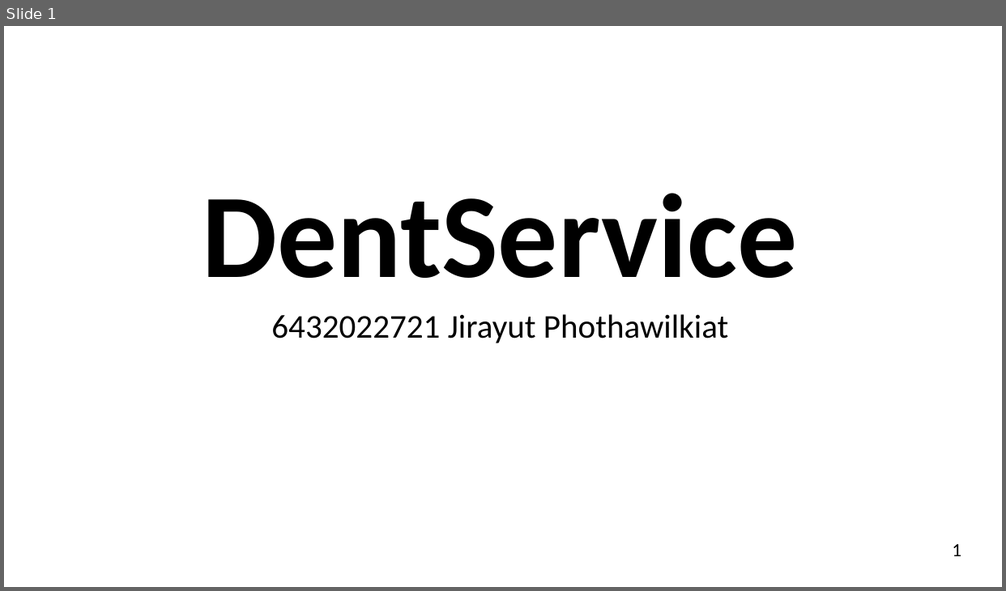
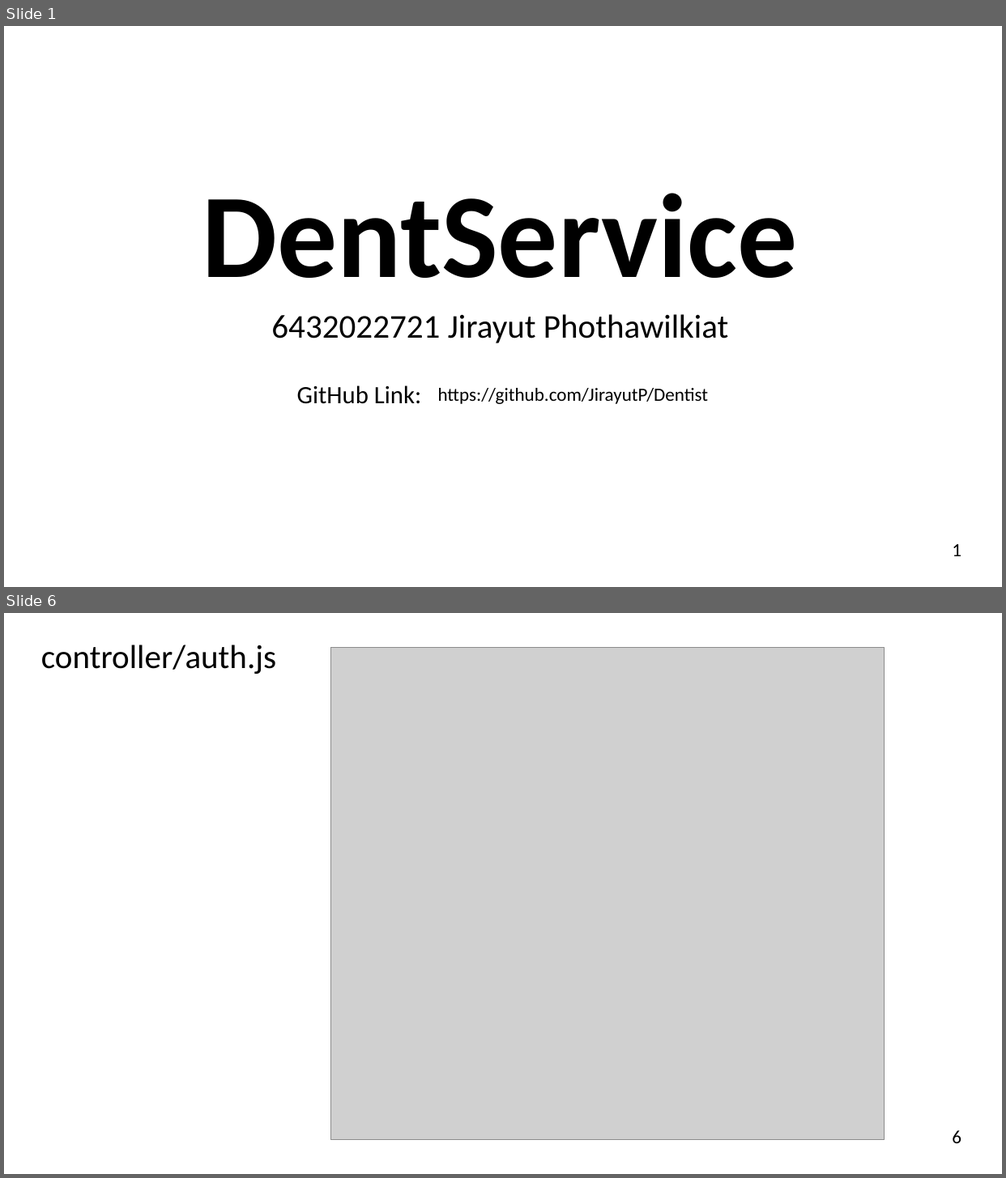
Before and after one commit to JirayutP/Dentist, a slide deck: งานนำเสนอ1.pptx. Shown one above the other, each under a label of ours: slide 1 before the commit, slides 1 and 6 after it; the slides between them are not shown. The pictures are 1006x591 and 1006x1178 pixels, drawn with LibreOffice and Linux fonts; fonts in the diff are those of the drawing; grey boxes stand for pictures. Boxes give left, top, right and bottom in pixels: in the first picture for what was removed or moved away, otherwise in the second. Text is boxed around its words. In the diff, an @@ line names an element or a change of style, - is before the commit and + after.

```diff
--- a/งานนำเสนอ1.pptx
+++ b/งานนำเสนอ1.pptx
@@ slide 6 added at <box>4,613,1002,1174</box>, background #FFFFFF @@
@@ text added at <box>41,645,276,674</box>, 32 pt, text #000000 @@
+controller/auth.js
@@ picture added at <box>331,648,884,1139</box> @@
@@ text added at <box>952,1131,961,1144</box>, 18 pt, text #000000 @@
+6
@@ slide 1 changed as well @@
@@ text added at <box>297,386,421,404</box>, 24 pt, text #000000 @@
+GitHub Link:
@@ text added at <box>438,388,709,404</box>, 18 pt, text #000000 @@
+https://github.com/JirayutP/Dentist
```
Also in this commit, not shown: 11 other slides changed, 7 other slides added, 1 other file.
